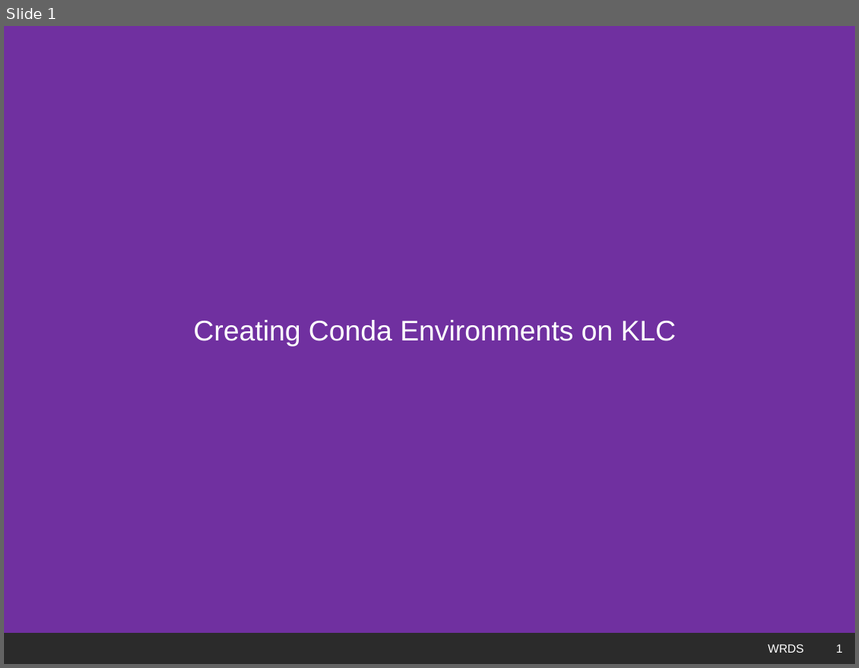
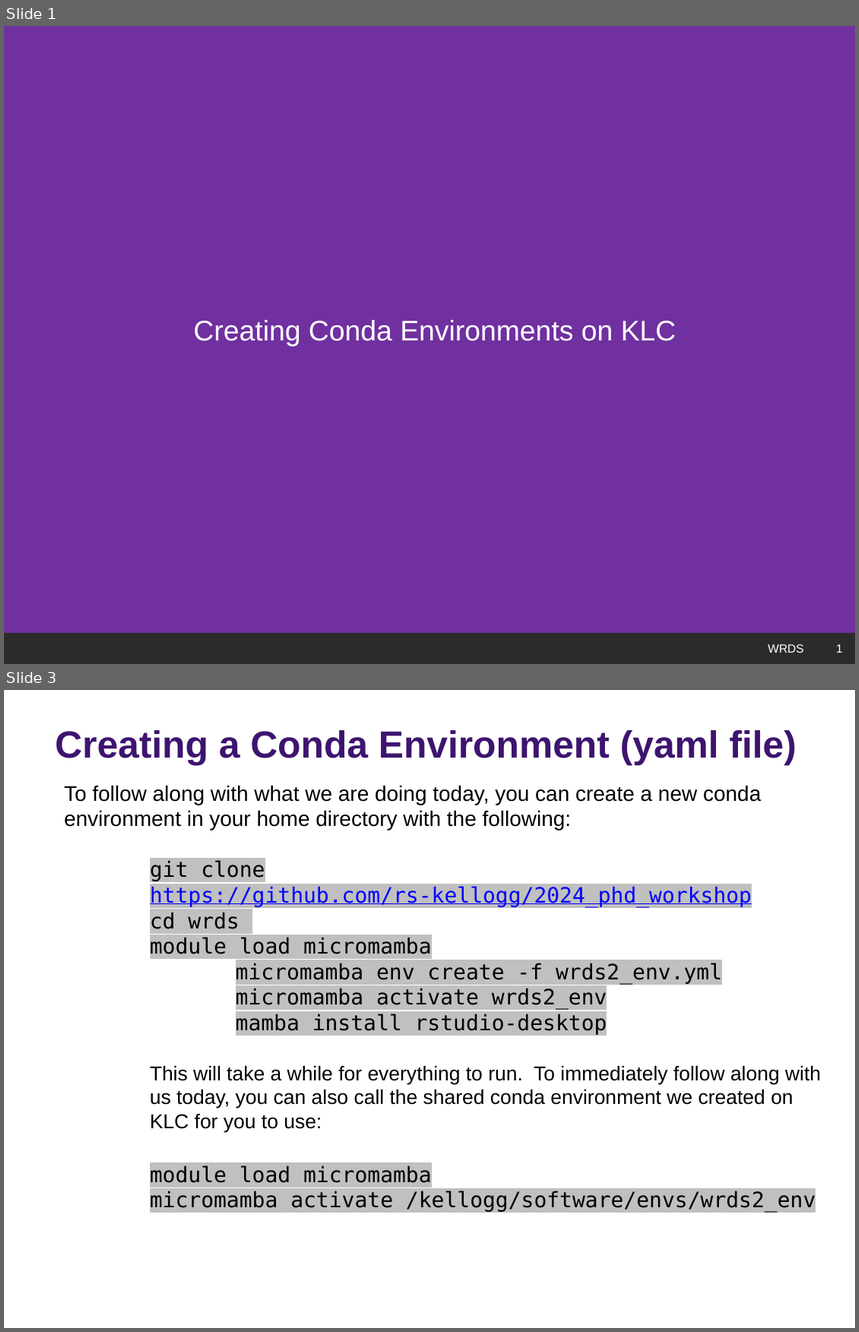
Before and after one commit to rs-kellogg/2024_phd_workshop, a slide deck: wrds/WRDS_Conda_Env.pptx. Shown one above the other, each under a label of ours: slide 1 before the commit, slides 1 and 3 after it; the slides between them are not shown. The pictures are 859x668 and 859x1332 pixels, drawn with LibreOffice and Linux fonts; fonts in the diff are those of the drawing; background and template pictures are left out; a plain dark background stands for a picture behind light text. Boxes give left, top, right and bottom in pixels: in the first picture for what was removed or moved away, otherwise in the second. Text is boxed around its words. In the diff, an @@ line names an element or a change of style, - is before the commit and + after.

```diff
--- a/wrds/WRDS_Conda_Env.pptx
+++ b/wrds/WRDS_Conda_Env.pptx
@@ slide 3 added at [4, 690, 855, 1328], background picture (left out) @@
@@ title added at [55, 730, 797, 766], 32 pt, text #3D146F, bold @@
+Creating a Conda Environment (yaml file)
@@ text added at [64, 785, 821, 1213], 18 pt, text #000000 @@
+To follow along with what we are doing today, you can create a new conda environment in your home directory with the following:
+        git clone https://github.com/rs-kellogg/2024_phd_workshop
+        cd wrds
+        module load micromamba
+        micromamba env create -f wrds2_env.yml
+        micromamba activate wrds2_env
+        mamba install rstudio-desktop
+This will take a while for everything to run. To immediately follow along with us today, you can also call the shared conda environment we created on KLC for you to use:
+        module load micromamba
+        micromamba activate /kellogg/software/envs/wrds2_env
@@ text added at [430, 1296, 813, 1328], 10 pt, text #FFFFFF @@
+WRDS
@@ page number added at [813, 1296, 852, 1328], 10 pt, text #FFFFFF @@
+3
```
Also in this commit, not shown: 2 slides changed, 3 other files.
